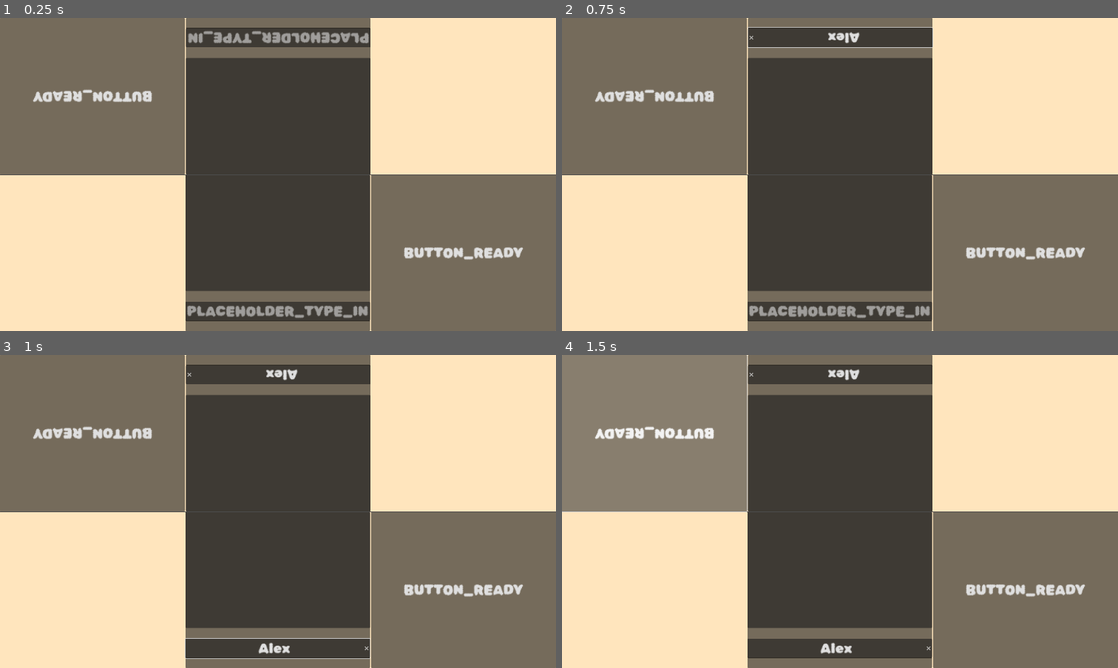
Above: before the commit, frames 1-4 (two rows, left to right).
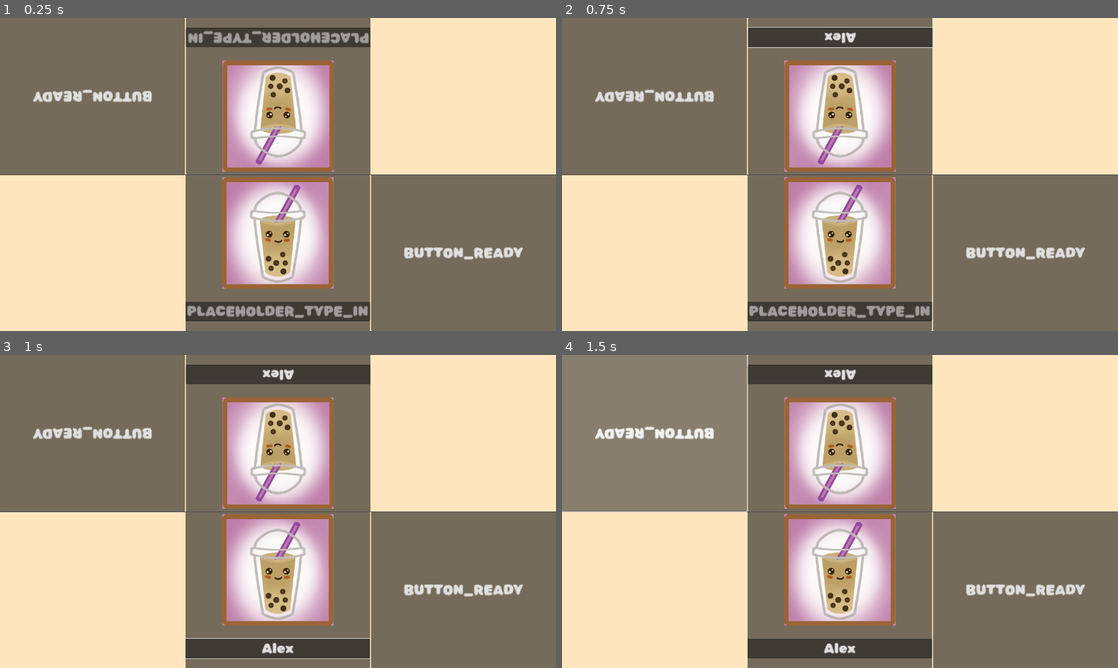
Above: after the commit, the same moments.

Repository: ElQDuck/guinea-piggies
Game: Godot game, scene res://scenes/profile_setup.tscn
Same seed, same stepped clock (60 frames per second), same inputs: the game is played once before the commit and once after it. This scene is started directly instead of the project's main scene.
Inputs (mouse positions are in pixels of both pictures, inside the frame that each line leads up to):
- Up to frame 1 (0.25 s): no input
- Up to frame 2 (0.75 s): click (840, 36) at 0.52 s; type "Alex" at 0.6 s
- Up to frame 3 (1 s): click (278, 649) at 0.75 s; type "Alex" at 0.83 s
- Up to frame 4 (1.5 s): click "BUTTON_READY" at 1.25 s

The runs differ from the first frame. In frame 1, 25% of the frame differs, in the area x 33-67%, y 12-88%; in frame 2, 25%; in frame 3, 25%, in the area x 33-67%, y 4-96%; in frame 4, 25%.

Commit message:
party hard

Diff:
--- a/scenes/player.tscn
+++ b/scenes/player.tscn
@@ -2,7 +2,7 @@
 
 [ext_resource type="Script" path="res://scripts/player.gd" id="1_dom8a"]
 [ext_resource type="Texture2D" uid="uid://b5fwknhuot5gb" path="res://assets/icon.svg" id="1_pdcv7"]
-[ext_resource type="Texture2D" uid="uid://br5sng1ho8px8" path="res://assets/profile_images/profile1.png" id="2_66jmo"]
+[ext_resource type="Texture2D" uid="uid://br5sng1ho8px8" path="res://assets/avatar_images/profile1.png" id="2_66jmo"]
 
 [sub_resource type="StyleBoxFlat" id="StyleBoxFlat_oa5oh"]
 bg_color = Color(1, 0.701961, 0.831373, 1)
--- a/scenes/profile_setup_player.tscn
+++ b/scenes/profile_setup_player.tscn
@@ -1,9 +1,25 @@
-[gd_scene load_steps=3 format=3 uid="uid://btr43ps8xb5c7"]
+[gd_scene load_steps=6 format=3 uid="uid://btr43ps8xb5c7"]
 
 [ext_resource type="Script" path="res://scripts/profile_setup_player.gd" id="1_sp1hu"]
+[ext_resource type="Texture2D" uid="uid://br5sng1ho8px8" path="res://assets/avatar_images/profile1.png" id="2_jm2jc"]
 
 [sub_resource type="StyleBoxFlat" id="StyleBoxFlat_l16hv"]
 bg_color = Color(1, 0.898039, 0.741176, 1)
+
+[sub_resource type="StyleBoxFlat" id="StyleBoxFlat_7befl"]
+bg_color = Color(0.6, 0.6, 0.6, 0)
+
+[sub_resource type="StyleBoxFlat" id="StyleBoxFlat_a317j"]
+bg_color = Color(0.6, 0.6, 0.6, 0)
+border_width_left = 16
+border_width_top = 16
+border_width_right = 16
+border_width_bottom = 16
+border_color = Color(0.603922, 0.392157, 0.211765, 1)
+corner_radius_top_left = 16
+corner_radius_top_right = 16
+corner_radius_bottom_right = 16
+corner_radius_bottom_left = 16
 
 [node name="ProfileSetupPlayer" type="Control" node_paths=PackedStringArray("ReadyButton")]
 layout_mode = 3
@@ -55,9 +71,12 @@
 grow_vertical = 2
 
 [node name="Panel" type="Panel" parent="Panel/HBoxContainer/Profile/VBoxContainer"]
+custom_minimum_size = Vector2(384, 384)
 layout_mode = 2
-size_flags_vertical = 3
+size_flags_horizontal = 4
+size_flags_vertical = 6
 size_flags_stretch_ratio = 3.0
+theme_override_styles/panel = SubResource("StyleBoxFlat_7befl")
 
 [node name="SelectedAvatar" type="TextureRect" parent="Panel/HBoxContainer/Profile/VBoxContainer/Panel"]
 layout_mode = 1
@@ -67,13 +86,23 @@
 grow_horizontal = 2
 grow_vertical = 2
 size_flags_vertical = 3
+texture = ExtResource("2_jm2jc")
+stretch_mode = 5
+
+[node name="AvatarBorder" type="Panel" parent="Panel/HBoxContainer/Profile/VBoxContainer/Panel"]
+layout_mode = 1
+anchors_preset = 15
+anchor_right = 1.0
+anchor_bottom = 1.0
+grow_horizontal = 2
+grow_vertical = 2
+theme_override_styles/panel = SubResource("StyleBoxFlat_a317j")
 
 [node name="LineEdit" type="LineEdit" parent="Panel/HBoxContainer/Profile/VBoxContainer"]
 layout_mode = 2
 size_flags_vertical = 6
 placeholder_text = "PLACEHOLDER_TYPE_IN_NAME"
 alignment = 1
-clear_button_enabled = true
 select_all_on_focus = true
 
 [node name="ReadyButton" type="Button" parent="Panel/HBoxContainer"]
Renamed: assets/profile_images/profile1.png -> assets/avatar_images/profile1.png
Not shown, changed: assets/avatar_images/profile1.png.import
